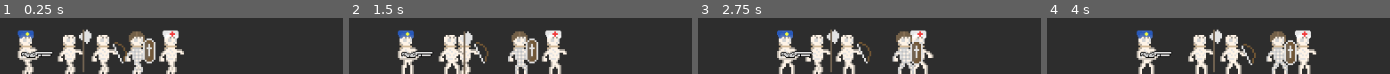
Above: before the commit, frames 1-4 (left to right).
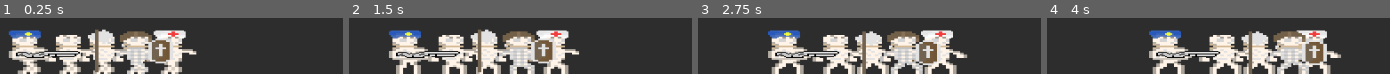
Above: after the commit, the same moments.

Repository: acc-lab/test
Game: Godot game, scene res://mainloop.tscn
Two runs of this game, one before a commit and one after it. Both use one fixed random seed, a clock stepped at 60 frames per second and the inputs below. This scene is started directly instead of the project's main scene.
Inputs (mouse positions are in pixels of both pictures, inside the frame that each line leads up to):
- Up to frame 1 (0.25 s): no input
- Up to frame 2 (1.5 s): move the mouse to (458, 49) at 0.52 s; move the mouse to (448, 49) at 1.27 s
- Up to frame 3 (2.75 s): move the mouse to (917, 49) at 2.02 s
- Up to frame 4 (4 s): move the mouse to (1136, 49) at 2.77 s; move the mouse to (1276, 49) at 3.52 s

The runs differ from the first frame. In frame 1, 23% of the frame differs, in the area x 2-58%, y 19-100%; in frame 2, 25%; in frame 3, 29%; in frame 4, 31%, in the area x 25-86%, y 19-100%.

Commit message:
sir jing

Diff:
--- /dev/null
+++ b/assets/scripts/ch_wander.gd
@@ -0,0 +1,76 @@
+extends KinematicBody2D
+
+onready var animator = $animator
+onready var sprite = $AnimatedSprite
+
+var uuid
+var team = 1
+var observe_target_x
+var state = "idle"
+
+func _ready():
+	self.position.y = 400
+	animator.current_animation = "idle"
+
+func gneq(a, b):
+	return not (a <= b+Constants.machine_eps)
+
+func geq(a, b):
+	return (a >= b-Constants.machine_eps)
+
+var tick = 0
+var last_tick = 0
+var last_state
+
+func exceed(a, b, dir):
+	if dir > 0: return gneq(a, b)
+	else: return gneq(b, a)
+
+func cst_movement(dur):
+	if(state == "walk" and geq(dur,0.42)):
+		state = "idle"
+	elif(state == "idle"):
+		if exceed(self.position.x + 450*getDir(), observe_target_x, getDir()):
+			state = "attack"
+		else:
+			state = "walk"
+	elif(state == "attack"):
+		if geq(dur, 0.33):
+			#print("shoot!")
+			state = "after_attack"
+	elif(state == "after_attack"):
+		if geq(dur, 1.17):
+			state = "idle"
+			#print("super idle")
+
+	#print(uuid, " ", state)
+
+func _process(delta):
+	tick += delta
+
+	var dur = tick - last_tick
+
+	self.scale.x = 1*getDir()
+	if(!animator.current_animation): animator.current_animation = "idle"
+
+	cst_movement(dur)
+
+	if(state != last_state):
+		var anim = {"walk":"walk", "attack":"attack", "idle":"idle", "after_attack":"idle"}[state]
+		animator.current_animation = anim
+		last_tick = tick
+		last_state = state
+
+	#if(self.position.x > 920):
+	#	self.position.x -= 940
+
+func getDir():
+	var direction
+	if team==1:
+		direction = 1
+	else:
+		direction = -1
+	return direction
+
+func _move(steps):
+	self.position.x += steps * getDir()
--- /dev/null
+++ b/assets/scripts/constants.gd
@@ -0,0 +1,17 @@
+extends Node
+
+var machine_eps = 1.0 # initial value
+
+"""
+While I used the machine epsilon, it's worthy to note that the "dur" or "tick" in the _process function
+can still accumulate deviation. On the other hand, since the delta time fluctuates, the game logic
+(which entirely depends on when AnimationPlayer play animations) is not entirely deterministic. However,
+even though animations of AnimationPlayer and the _process mainloop are independent, we can still expect
+the _process function delay is globally the same among characters (skeletons) (*right?).
+"""
+
+func _ready():
+	# process the machine epsilon
+	while machine_eps + 1 > 1:
+		machine_eps /= 2
+	machine_eps *= 2
--- /dev/null
+++ b/assets/test_projectiles/arrow.gd
@@ -0,0 +1,16 @@
+extends KinematicBody2D
+
+
+# Declare member variables here. Examples:
+# var a = 2
+# var b = "text"
+
+
+# Called when the node enters the scene tree for the first time.
+func _ready():
+	pass # Replace with function body.
+
+
+# Called every frame. 'delta' is the elapsed time since the previous frame.
+#func _process(delta):
+#	pass
--- /dev/null
+++ b/assets/test_projectiles/arrow.tscn
@@ -0,0 +1,19 @@
+[gd_scene load_steps=4 format=2]
+
+[ext_resource path="res://assets/test_projectiles/arrow.gd" type="Script" id=1]
+[ext_resource path="res://assets/pictures/arrow.png" type="Texture" id=2]
+
+[sub_resource type="RectangleShape2D" id=1]
+extents = Vector2( 4, 4.07031 )
+
+[node name="KinematicBody2D" type="KinematicBody2D"]
+script = ExtResource( 1 )
+
+[node name="Sprite" type="Sprite" parent="."]
+scale = Vector2( 0.5, 0.5 )
+texture = ExtResource( 2 )
+
+[node name="CollisionShape2D" type="CollisionShape2D" parent="."]
+position = Vector2( 6, 0 )
+scale = Vector2( 0.5, 0.5 )
+shape = SubResource( 1 )
--- /dev/null
+++ b/games scene.tscn
@@ -0,0 +1,9 @@
+[gd_scene load_steps=2 format=2]
+
+[ext_resource path="res://test sprite.tscn" type="PackedScene" id=1]
+
+[node name="Games scene" type="Node2D"]
+
+[node name="Manager (sprite)" parent="." instance=ExtResource( 1 )]
+
+[node name="Manager (projectile)" type="Node" parent="."]
--- a/mainloop.tscn
+++ b/mainloop.tscn
@@ -28,7 +28,7 @@
 [ext_resource path="res://assets/pictures/shield3.png" type="Texture" id=26]
 [ext_resource path="res://assets/pictures/shield1.png" type="Texture" id=27]
 [ext_resource path="res://assets/pictures/bow4_walk.png" type="Texture" id=28]
-[ext_resource path="res://ch_wander.gd" type="Script" id=29]
+[ext_resource path="res://assets/scripts/ch_wander.gd" type="Script" id=29]
 [ext_resource path="res://assets/pictures/healer3_walk.png" type="Texture" id=30]
 [ext_resource path="res://assets/pictures/healer4.png" type="Texture" id=31]
 [ext_resource path="res://assets/pictures/healer_idle.png" type="Texture" id=32]
--- a/project.godot
+++ b/project.godot
@@ -13,6 +13,10 @@
 config/name="Skullf*ers dynamic"
 run/main_scene="res://test sprite.tscn"
 config/icon="res://icon.png"
+
+[autoload]
+
+Constants="*res://assets/scripts/constants.gd"
 
 [display]
 
--- a/test sprite.tscn
+++ b/test sprite.tscn
@@ -2,5 +2,5 @@
 
 [ext_resource path="res://test sprites.gd" type="Script" id=6]
 
-[node name="test sprite" type="Node2D"]
+[node name="Manager (sprite)" type="Node2D"]
 script = ExtResource( 6 )
